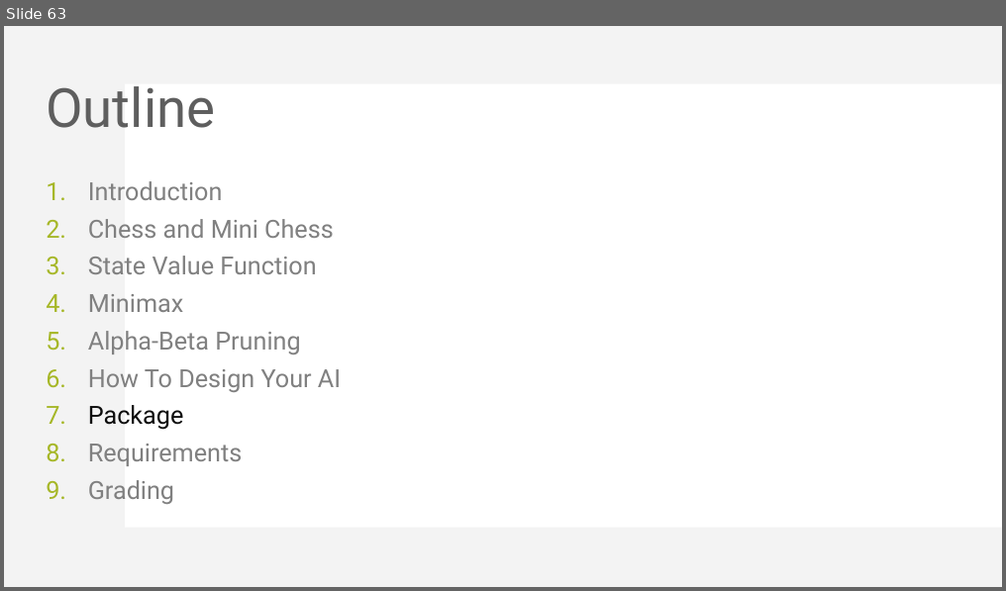
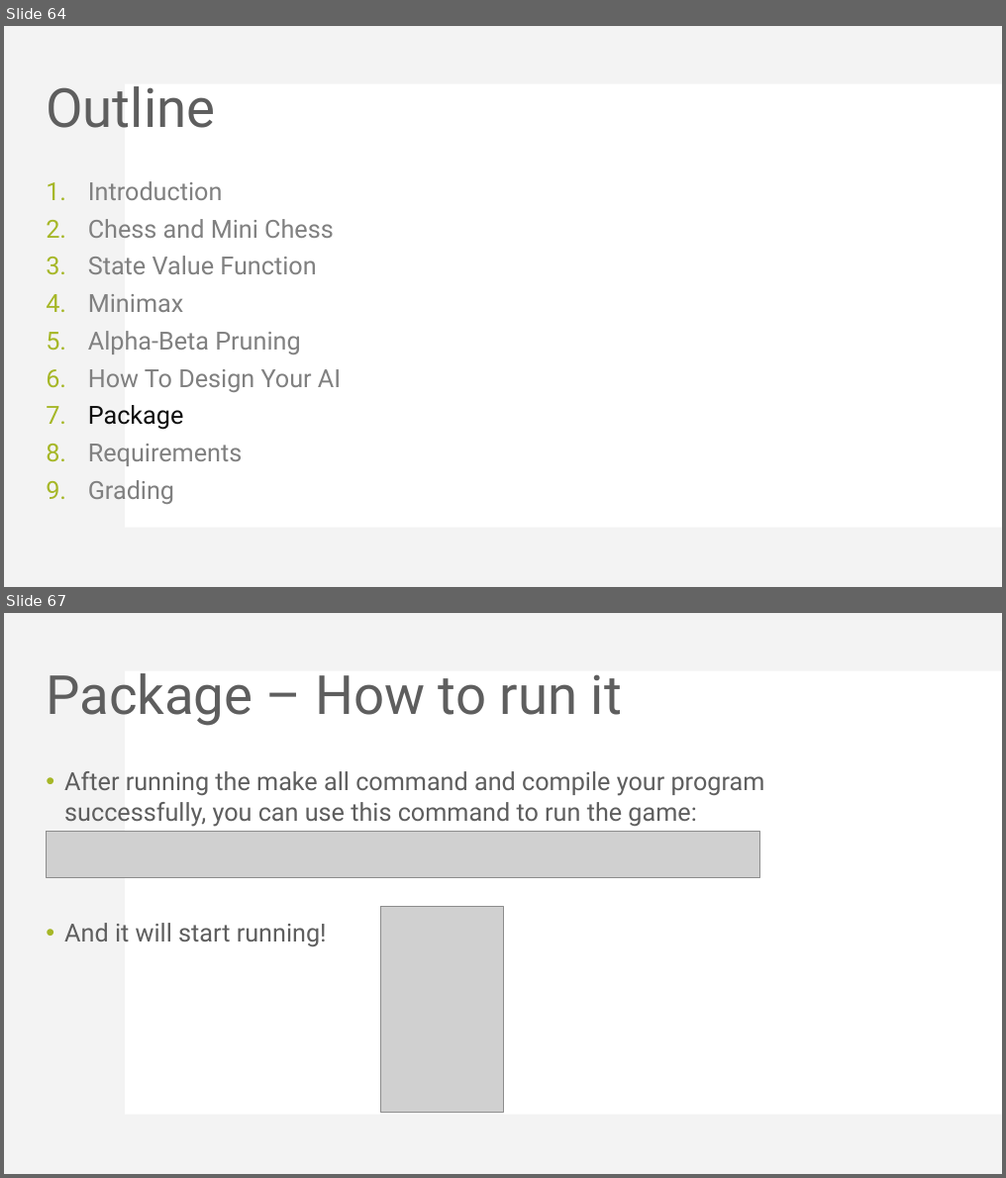
Before and after one commit to KohakuBlueleaf/MiniChess, a slide deck: document/Mini Project 3 introduction.pptx. Shown one above the other, each under a label of ours: slide 63 before the commit, slides 64 and 67 after it; the slides between them are not shown. The pictures are 1006x591 and 1006x1178 pixels, drawn with LibreOffice and Linux fonts; fonts in the diff are those of the drawing; grey boxes stand for pictures. Boxes give left, top, right and bottom in pixels: in the first picture for what was removed or moved away, otherwise in the second. Text is boxed around its words. In the diff, an @@ line names an element or a change of style, - is before the commit and + after.

```diff
--- a/document/Mini Project 3 introduction.pptx
+++ b/document/Mini Project 3 introduction.pptx
@@ slide 67 added at (x1=4, y1=613, x2=1002, y2=1174), background #FFFFFF; not listed: 2 template elements that a slide beside it also shows @@
@@ title added at (x1=46, y1=673, x2=622, y2=726), 52 pt, text #5E5E5E @@
+Package – How to run it
@@ text added at (x1=64, y1=771, x2=765, y2=947), 24 pt, text #5E5E5E @@
+• After running the make all command and compile your program successfully, you can use this command to run the game:
+• And it will start running!
@@ picture added at (x1=46, y1=831, x2=760, y2=877) @@
@@ picture added at (x1=380, y1=906, x2=503, y2=1112) @@
@@ what was slide 63 is now slide 64 @@
```
Also in this commit, not shown: 3 slides changed, 18 other slides added, 1 other file.
